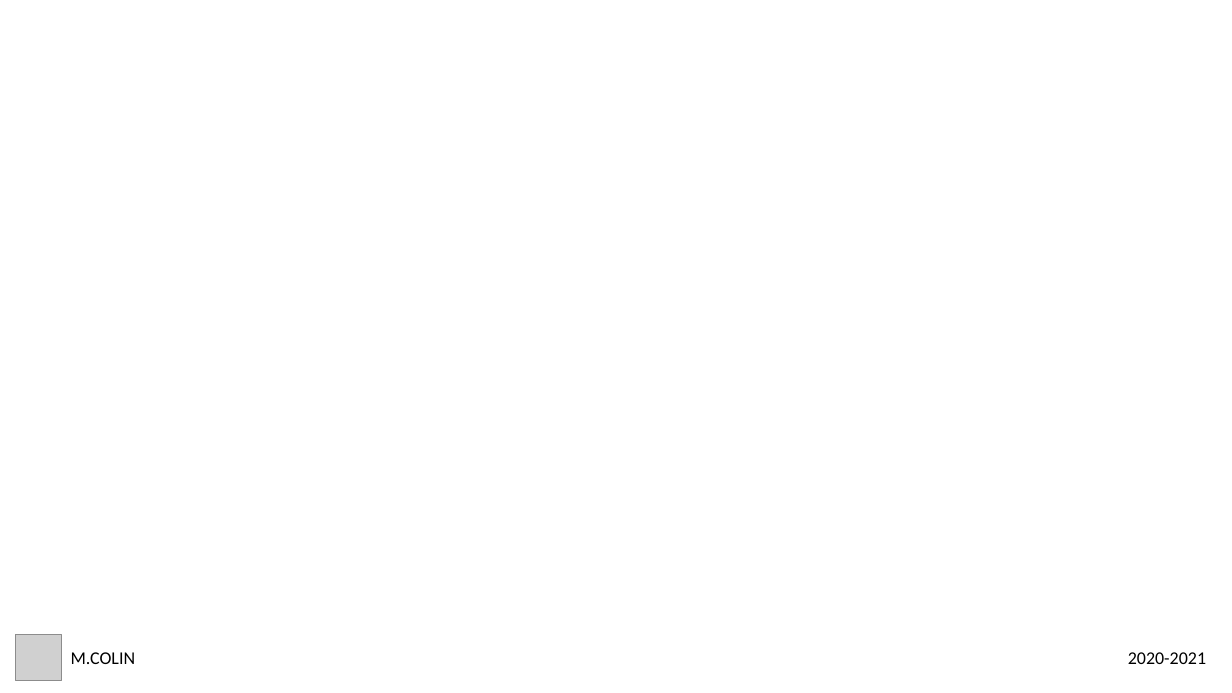
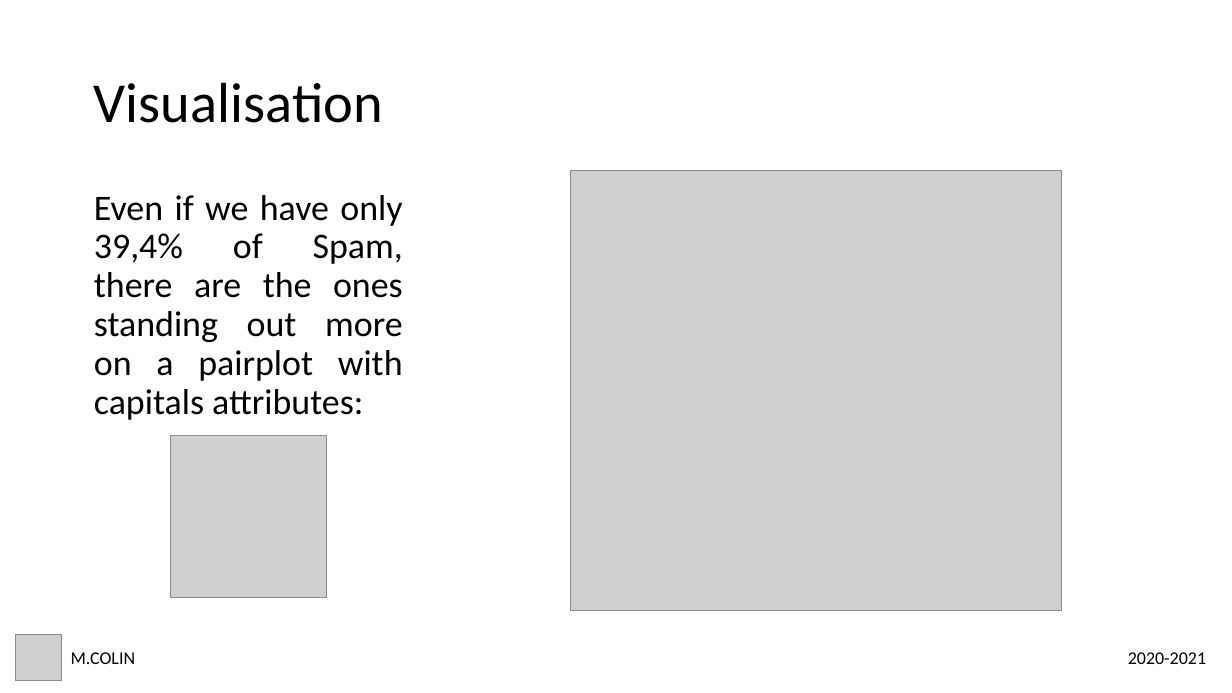
Before and after one commit to mattcln/Spambase-dataset, a slide deck: slide 4 of Spambase analysis.pptx (slide 5 before the commit). Drawn at 1232x693 pixels with LibreOffice and Linux fonts; fonts in the diff are those of the drawing; grey boxes stand for pictures. Boxes give left, top, right and bottom in pixels: in the first picture for what was removed or moved away, otherwise in the second. Text is boxed around its words. In the diff, an @@ line names an element or a change of style, - is before the commit and + after.

```diff
--- a/Spambase analysis.pptx
+++ b/Spambase analysis.pptx
@@ title added at <box>94,82,383,123</box>, 44 pt, text #000000 @@
+Visualisation
@@ picture added at <box>570,171,1062,611</box> @@
@@ text added at <box>94,195,403,420</box>, 28 pt, text #000000 @@
+Even if we have only 39,4% of Spam, there are the ones standing out more on a pairplot with capitals attributes:
@@ picture added at <box>171,435,327,598</box> @@
```
Also in this commit, not shown: 1 other slide changed, 5 slides added, 1 other file.
